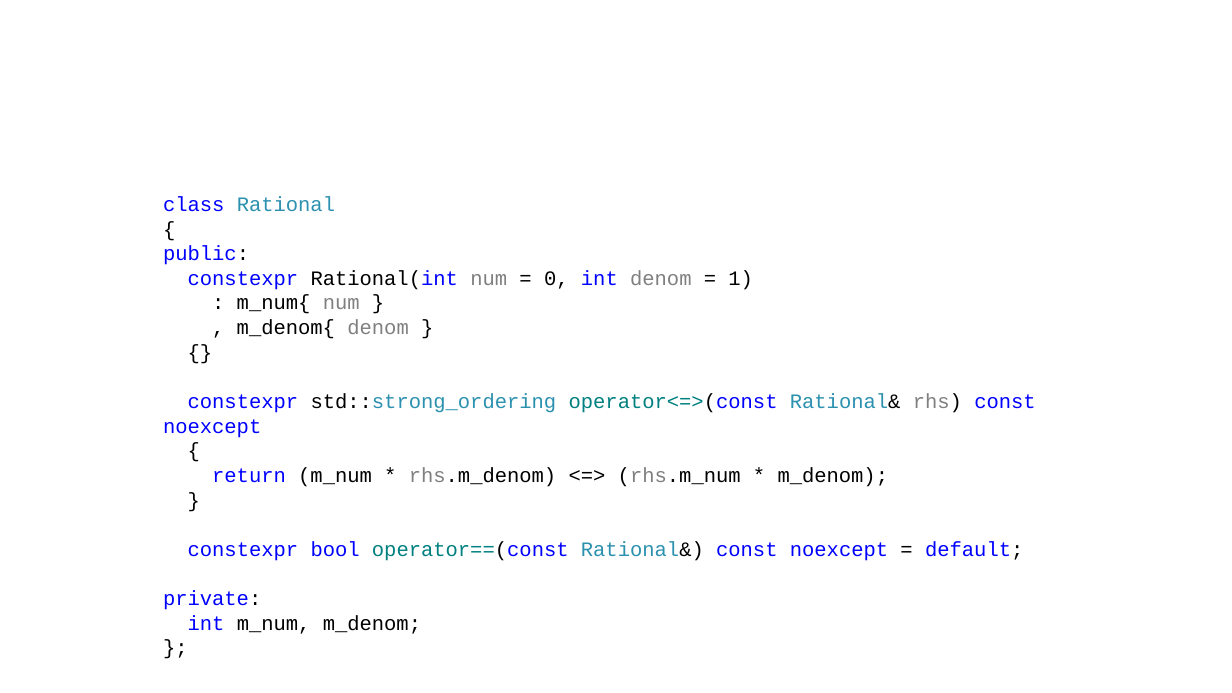
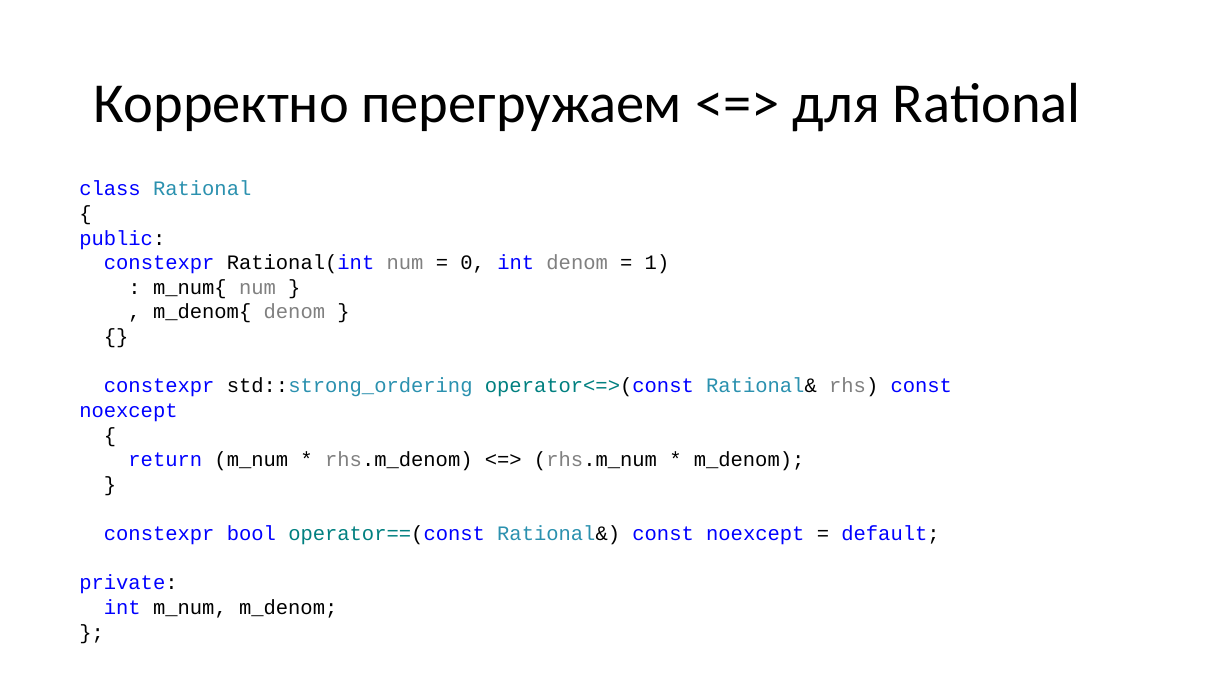
Before and after one commit to alexey-malov/oop, a slide deck: slide 26 of lectures/04/Дружественные функции и классы. Перегрузка операций.pptx (slide 38 before the commit). Drawn at 1232x693 pixels with LibreOffice and Linux fonts; fonts in the diff are those of the drawing. Boxes give left, top, right and bottom in pixels: in the first picture for what was removed or moved away, otherwise in the second. Text is boxed around its words. In the diff, an @@ line names an element or a change of style, - is before the commit and + after.

```diff
--- a/lectures/04/Дружественные функции и классы. Перегрузка операций.pptx
+++ b/lectures/04/Дружественные функции и классы. Перегрузка операций.pptx
@@ title added at [94, 82, 1081, 132], 44 pt, text #000000 @@
+Корректно перегружаем <=> для Rational
@@ text "class Rational": place and size @@
-text "class Rational" at [163, 196, 1035, 634]
+text "class Rational" at [79, 181, 952, 618]
```
Also in this commit, not shown: 27 other slides changed, 6 slides added, 17 slides removed.
